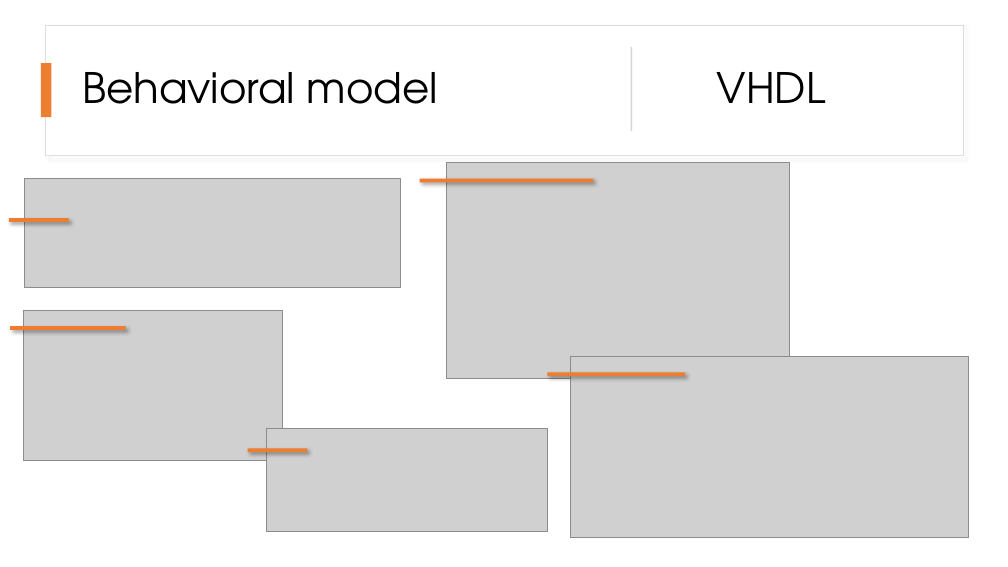
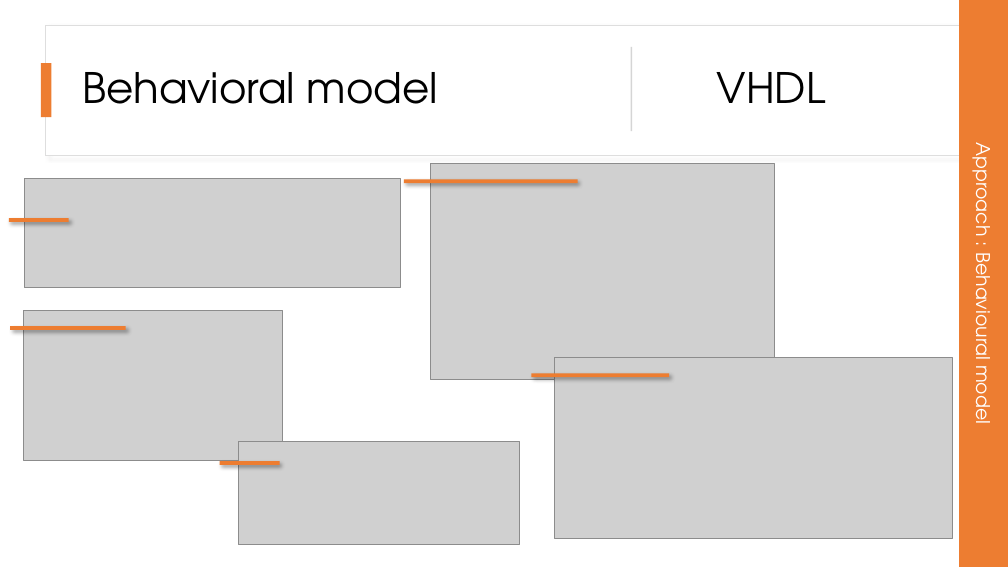
Before and after one commit to Embineer/Embineer, a slide deck: slide 9 of Hoffenheim/Autonomous traffic system presentation.pptx. Drawn at 1008x567 pixels with LibreOffice and Linux fonts; fonts in the diff are those of the drawing; grey boxes stand for pictures. Boxes give left, top, right and bottom in pixels: in the first picture for what was removed or moved away, otherwise in the second. Text is boxed around its words. In the diff, an @@ line names an element or a change of style, - is before the commit and + after.

```diff
--- a/Hoffenheim/Autonomous traffic system presentation.pptx
+++ b/Hoffenheim/Autonomous traffic system presentation.pptx
@@ rectangle added at (959, 0, 1008, 567), fill #ED7D31, 18 pt, text #FFFFFF @@
+Approach : Behavioural model
@@ 2 pictures, 2 rectangles: place and size @@
-2 pictures, 2 rectangles at (420, 163, 969, 538)
+2 pictures, 2 rectangles at (404, 163, 953, 538)
@@ picture: place and size @@
-picture at (266, 429, 547, 532)
+picture at (238, 441, 520, 544)
@@ rectangle: place and size @@
-rectangle at (247, 448, 307, 452)
+rectangle at (220, 461, 280, 465)
```
Also in this commit, not shown: 11 other slides changed, 2 slides added, 1 other file.
